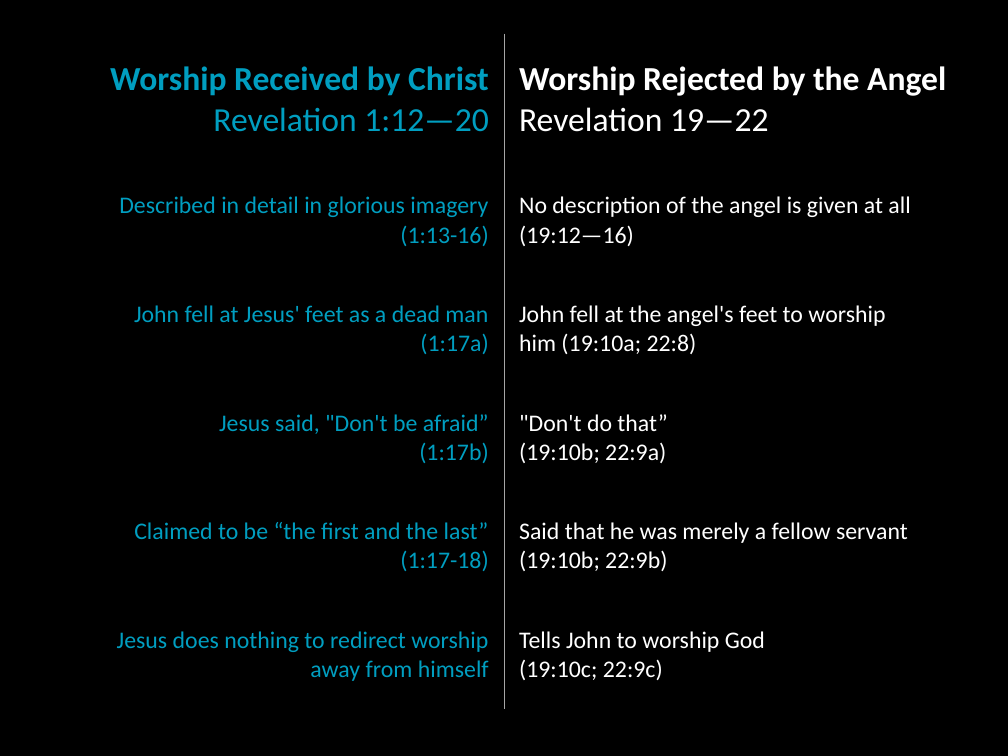
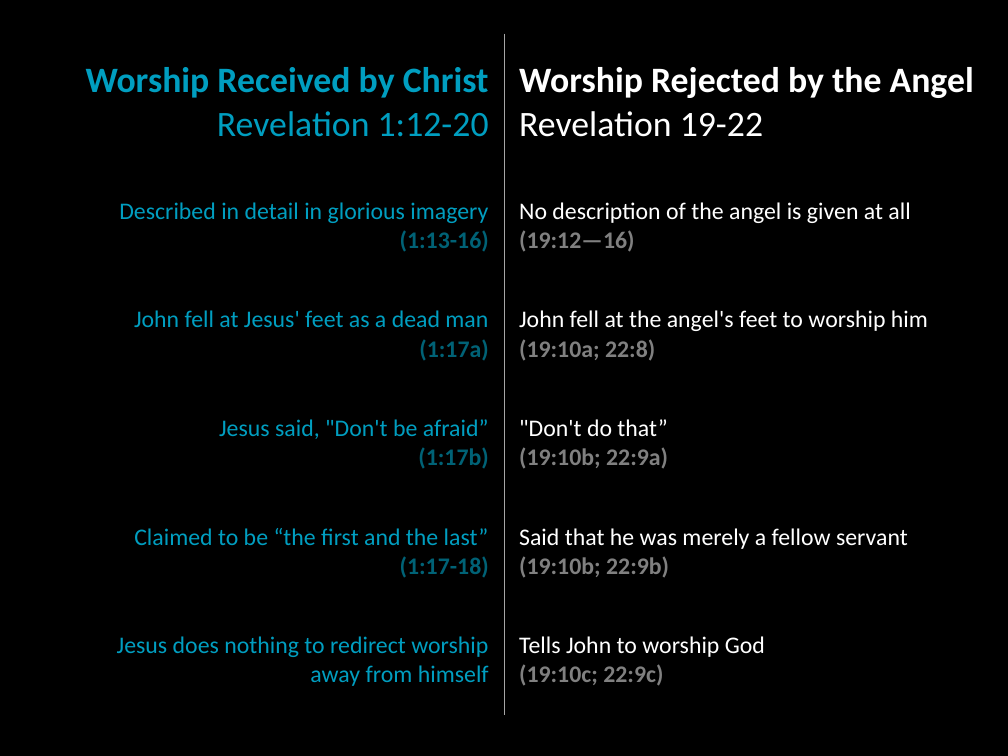
Before and after one commit to LukeMurphey/Ai1L, a slide deck: slide 7 of companion-website/public/files/20. Jesus didn't claim to be God.pptx (slide 5 before the commit). Drawn at 1008x756 pixels with LibreOffice and Linux fonts; fonts in the diff are those of the drawing. Boxes give left, top, right and bottom in pixels: in the first picture for what was removed or moved away, otherwise in the second. Text is boxed around its words. In the diff, an @@ line names an element or a change of style, - is before the commit and + after.

Commit message:
Updating the slides

```diff
--- a/companion-website/public/files/20. Jesus didn't claim to be God.pptx
+++ b/companion-website/public/files/20. Jesus didn't claim to be God.pptx
@@ table at (12,33,996,707) @@
-row 1, column 1: Worship Received by Christ Revelation 1:12—20
+row 1, column 1: Worship Received by Christ Revelation 1:12-20
-row 1, column 2: Worship Rejected by the Angel / Revelation 19—22
+row 1, column 2: Worship Rejected by the Angel / Revelation 19-22
-row 3, column 2: John fell at the angel's feet to worship / him (19:10a; 22:8)
+row 3, column 2: John fell at the angel's feet to worship him (19:10a; 22:8)
@@ text colour #009EC0 to #006276 in "(1:13-16)", "(1:17a)", "(1:17b)", "(1:17-18)" @@
@@ bold on in "(1:13-16)", "(19:12—16)", "(1:17a)", "(1:17b)" and 4 more places @@
@@ text colour #FFFFFF to #808080 in "(19:12—16)", "(19:10b; 22:9a)", "(19:10b; 22:9b)", "(19:10c; 22:9c)" @@
```
Also in this commit, not shown: 4 other slides changed, 3 slides added.
